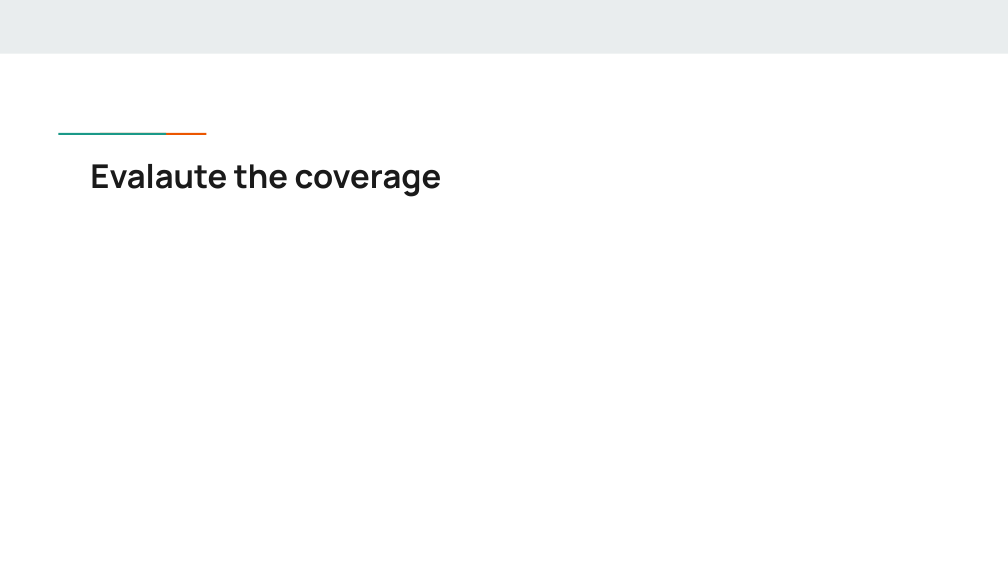
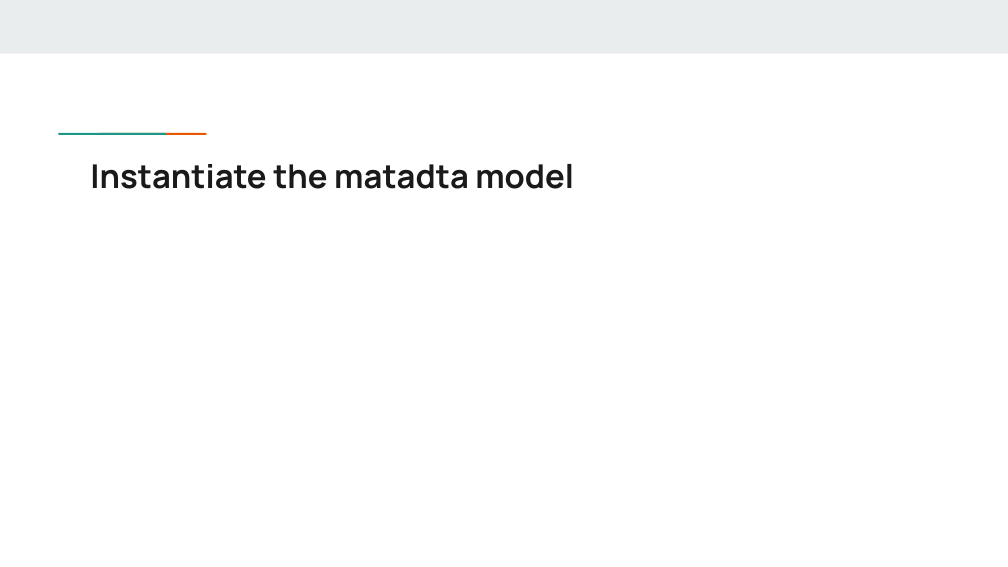
Before and after one commit to Health-RI/health-ri-metadata, a slide deck: slide 19 of Presentations/HRI_Metadata_Schema_ImagingGroup_KickOff (1).pptx (slide 18 before the commit). Drawn at 1008x567 pixels with LibreOffice and Linux fonts; fonts in the diff are those of the drawing. Boxes give left, top, right and bottom in pixels: in the first picture for what was removed or moved away, otherwise in the second. Text is boxed around its words. In the diff, an @@ line names an element or a change of style, - is before the commit and + after.

```diff
--- a/Presentations/HRI_Metadata_Schema_ImagingGroup_KickOff (1).pptx
+++ b/Presentations/HRI_Metadata_Schema_ImagingGroup_KickOff (1).pptx
@@ title at bbox=[90, 164, 574, 189]: text changed @@
-Evalaute the coverage
+Instantiate the matadta model
```
Also in this commit, not shown: 6 other slides changed.
